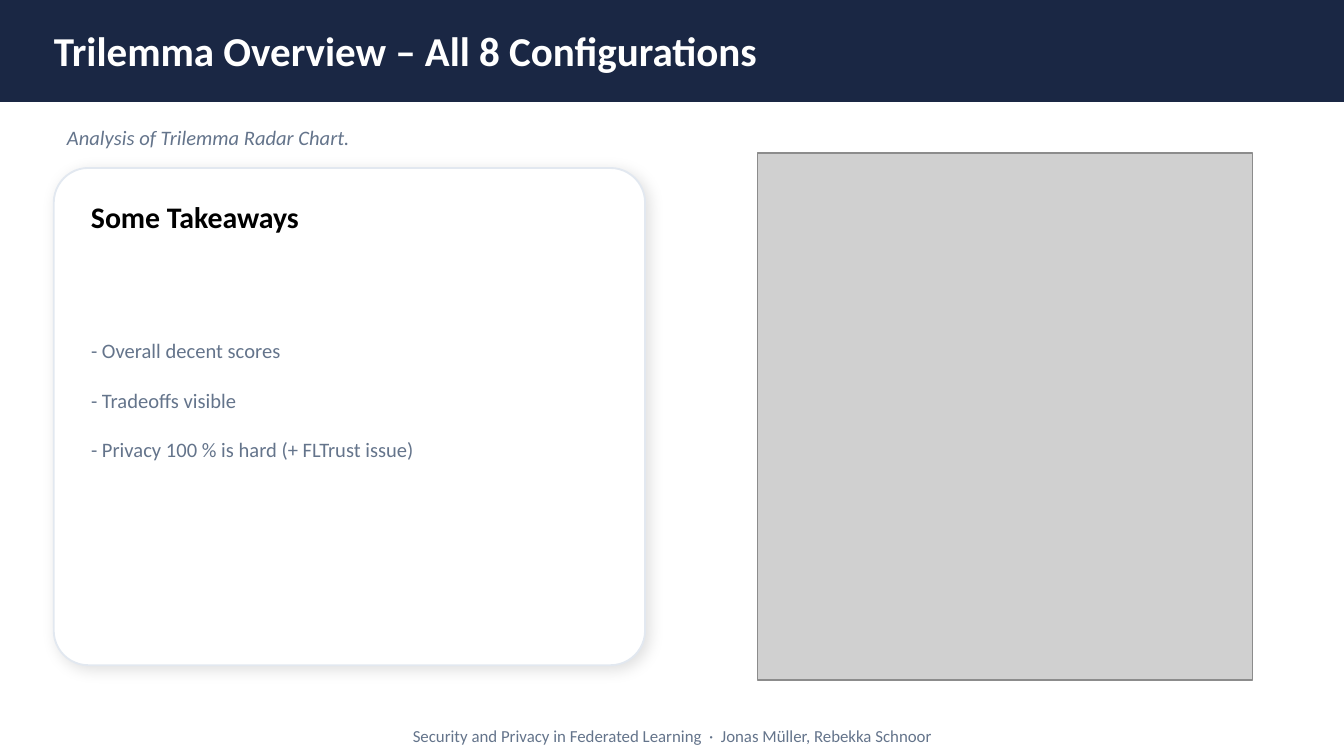
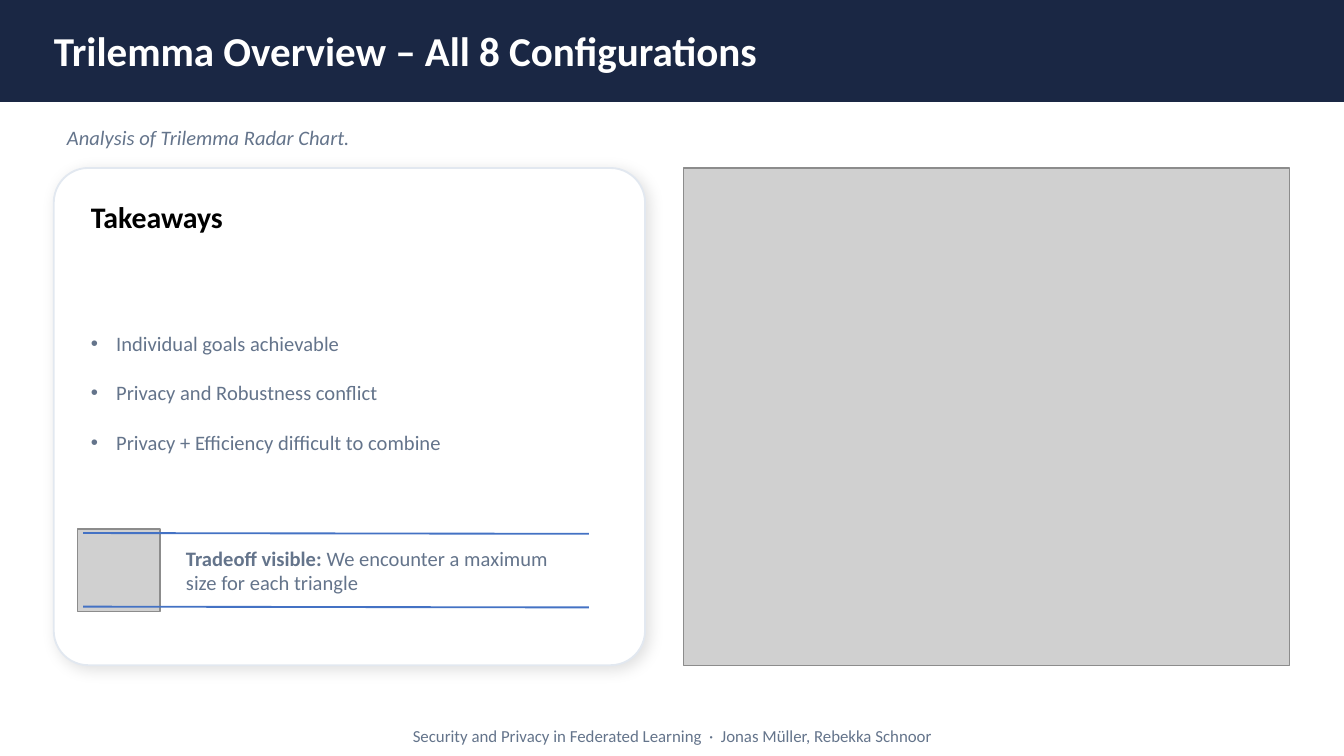
Before and after one commit to r-jschnoor/DPaDS, a slide deck: slide 12 of latex/intermediate-presentation-25-06-2026/intermediate-presentation-25-06-2026.pptx. Drawn at 1344x756 pixels with LibreOffice and Linux fonts; fonts in the diff are those of the drawing; grey boxes stand for pictures. Boxes give left, top, right and bottom in pixels: in the first picture for what was removed or moved away, otherwise in the second. Text is boxed around its words. In the diff, an @@ line names an element or a change of style, - is before the commit and + after.

```diff
--- a/latex/intermediate-presentation-25-06-2026/intermediate-presentation-25-06-2026.pptx
+++ b/latex/intermediate-presentation-25-06-2026/intermediate-presentation-25-06-2026.pptx
@@ picture: place and size @@
-picture at [758, 153, 1254, 680]
+picture at [684, 168, 1290, 665]
@@ text at [91, 207, 223, 233]: text changed @@
-Some Takeaways
+Takeaways
@@ text at [116, 337, 440, 454]: text changed @@
-- Overall decent scores
-- Tradeoffs visible
-- Privacy 100 % is hard (+ FLTrust issue)
+• Individual goals achievable
+• Privacy and Robustness conflict
+• Privacy + Efficiency difficult to combine
@@ picture added at [78, 530, 160, 612] @@
@@ line added from (83, 534) to (589, 534), #4472C4 1 pt @@
@@ text added at [186, 551, 547, 594], 11 pt, text #64748B @@
+Tradeoff visible: We encounter a maximum size for each triangle
@@ line added from (83, 606) to (589, 607), #4472C4 1 pt @@
```
Also in this commit, not shown: 14 other slides changed, 2 slides added, 1 slide removed, 39 other files.
